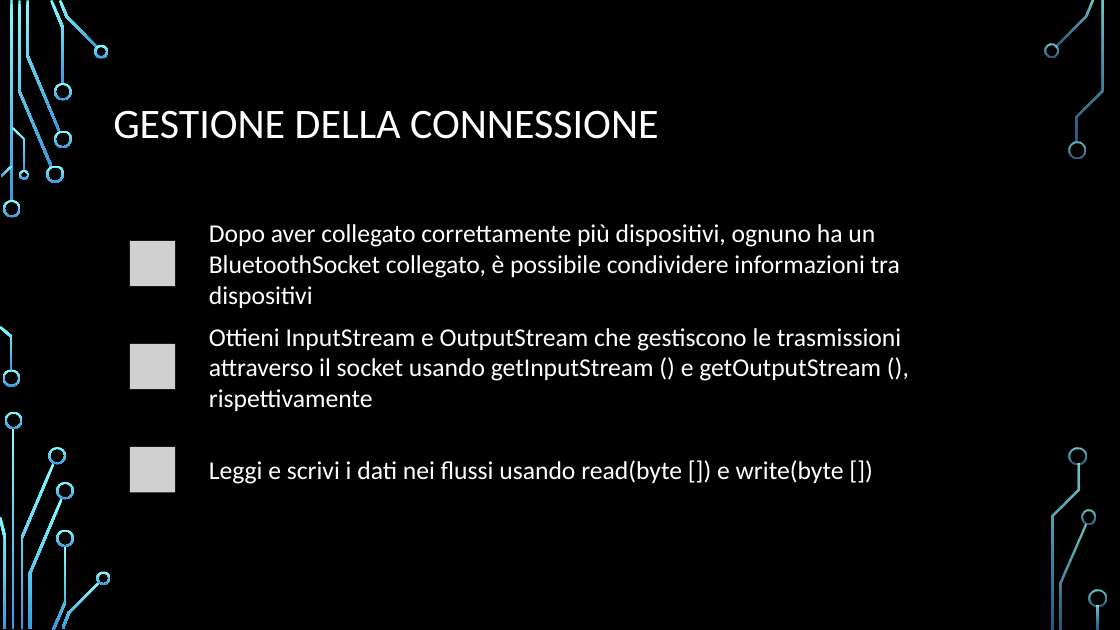
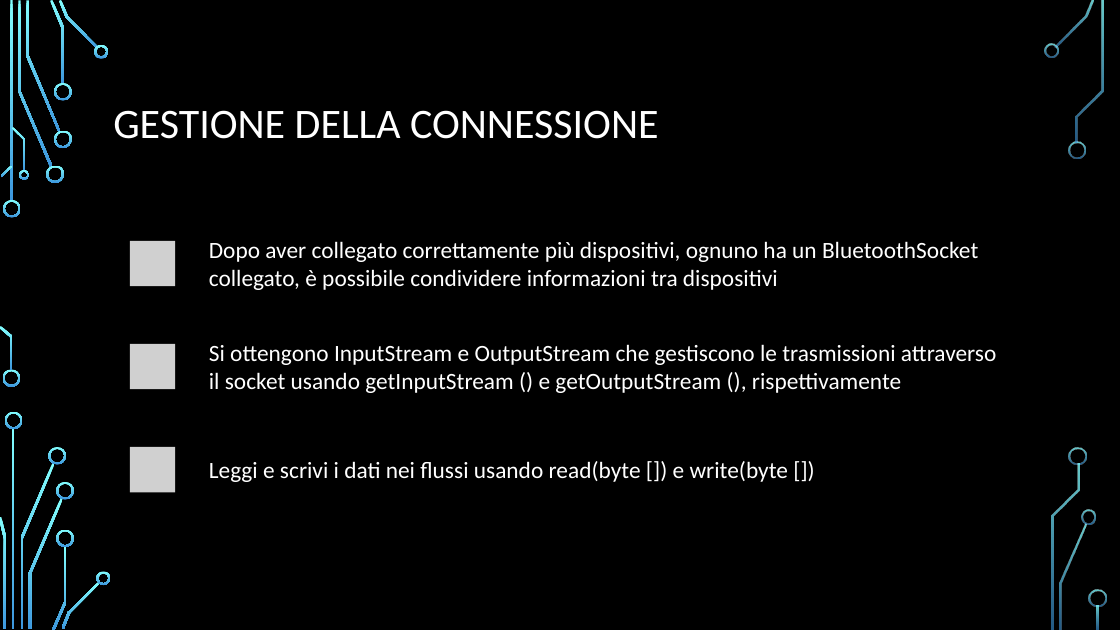
Before and after one commit to FNX-hub/ProgettoMP, a slide deck: slide 24 of Bluetooth.pptx. Drawn at 1120x630 pixels with LibreOffice and Linux fonts; fonts in the diff are those of the drawing; grey boxes stand for pictures; background and template pictures are left out. Boxes give left, top, right and bottom in pixels: in the first picture for what was removed or moved away, otherwise in the second. Text is boxed around its words. In the diff, an @@ line names an element or a change of style, - is before the commit and + after.

```diff
--- a/Bluetooth.pptx
+++ b/Bluetooth.pptx
@@ text "Dopo aver collegato correttamente più ..." at <box>209,241,978,290</box>: size 22 to 20 pt @@
@@ text at <box>209,344,996,393</box>: text changed; size 22 to 20 pt @@
-Ottieni InputStream e OutputStream che gestiscono le trasmissioni attraverso il socket usando getInputStream () e getOutputStream (), rispettivamente
+Si ottengono InputStream e OutputStream che gestiscono le trasmissioni attraverso il socket usando getInputStream () e getOutputStream (), rispettivamente
@@ text "Leggi e scrivi i dati ..." at <box>209,461,789,482</box>: size 22 to 20 pt @@
```
